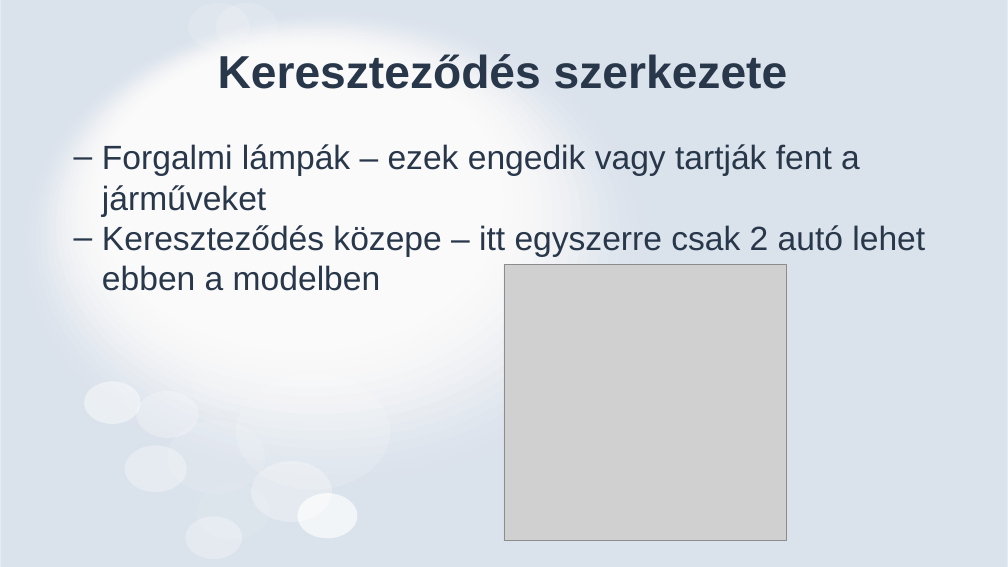
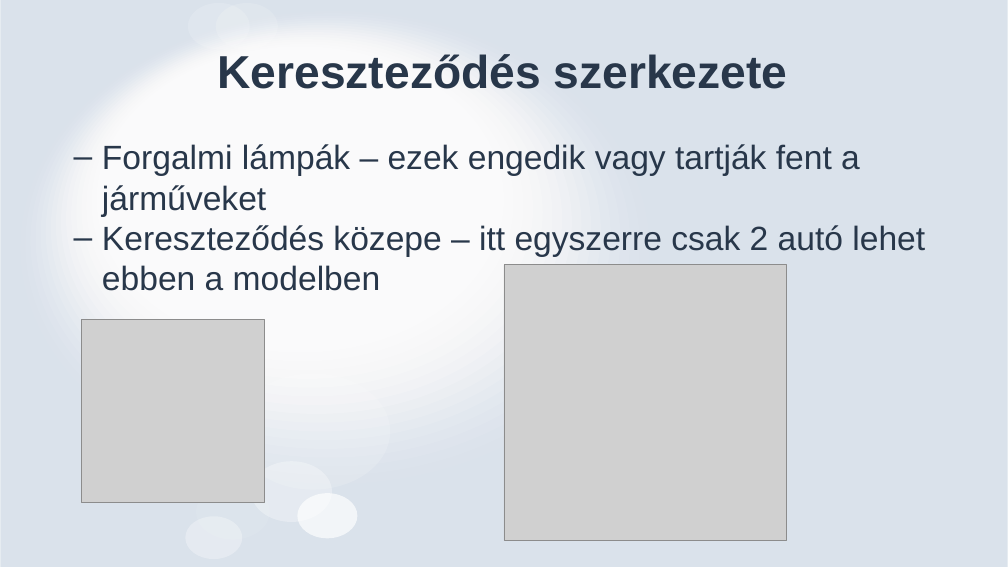
Before and after one commit to Gyorgy0/fuzzy-traffic-controller, a slide deck: slide 6 of Fuzzy rendszerek - prezentáció - Juraj Lukovics.pptx. Drawn at 1008x567 pixels with LibreOffice and Linux fonts; fonts in the diff are those of the drawing; grey boxes stand for pictures. Boxes give left, top, right and bottom in pixels: in the first picture for what was removed or moved away, otherwise in the second. Text is boxed around its words. In the diff, an @@ line names an element or a change of style, - is before the commit and + after.

```diff
--- a/Fuzzy rendszerek - prezentáció - Juraj Lukovics.pptx
+++ b/Fuzzy rendszerek - prezentáció - Juraj Lukovics.pptx
@@ picture added at (81, 319, 265, 503) @@
@@ freeform shape removed at (84, 381, 141, 423) @@
@@ freeform shape removed at (191, 361, 257, 411) @@
@@ freeform shape removed at (136, 391, 199, 438) @@
@@ freeform shape removed at (125, 445, 187, 492) @@
```
Also in this commit, not shown: 2 other slides changed, 2 slides added.
